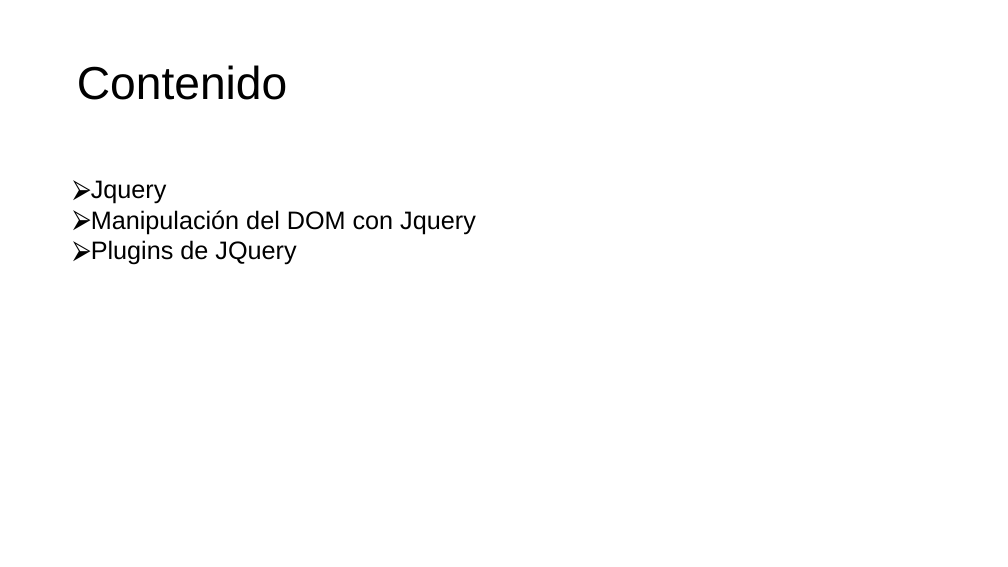
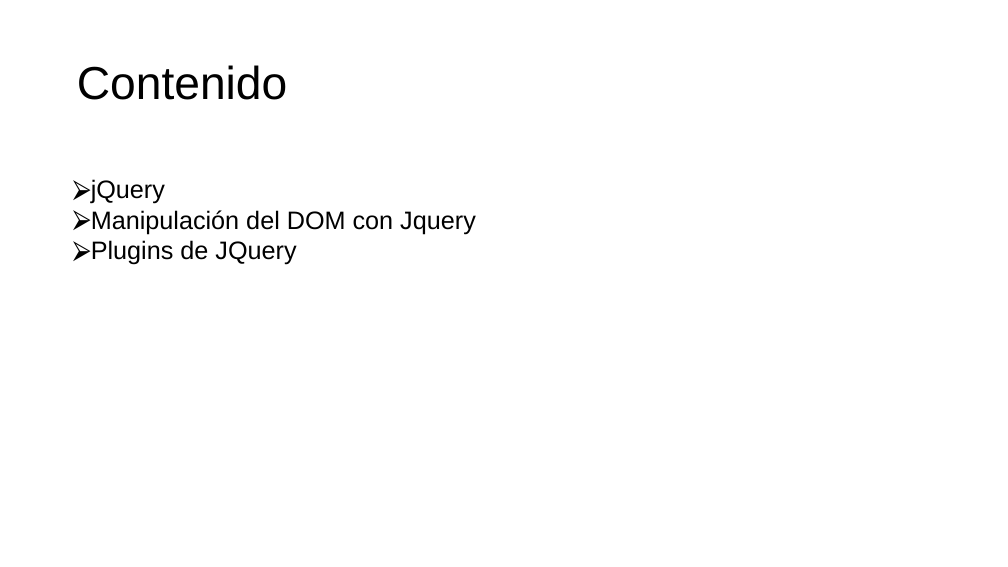
Before and after one commit to leikcaro/FS-Python---BOTIC-SOFOF-24-28-13-0075, a slide deck: slide 1 of M2/jQuery/jQuery.pptx. Drawn at 1008x567 pixels with LibreOffice and Linux fonts; fonts in the diff are those of the drawing. Boxes give left, top, right and bottom in pixels: in the first picture for what was removed or moved away, otherwise in the second. Text is boxed around its words. In the diff, an @@ line names an element or a change of style, - is before the commit and + after.

```diff
--- a/M2/jQuery/jQuery.pptx
+++ b/M2/jQuery/jQuery.pptx
@@ text at [91,179,165,204]: text changed @@
-  ⮚ Jquery
+  ⮚ jQuery
```
Also in this commit, not shown: 1 other slide changed, 1 other file.
